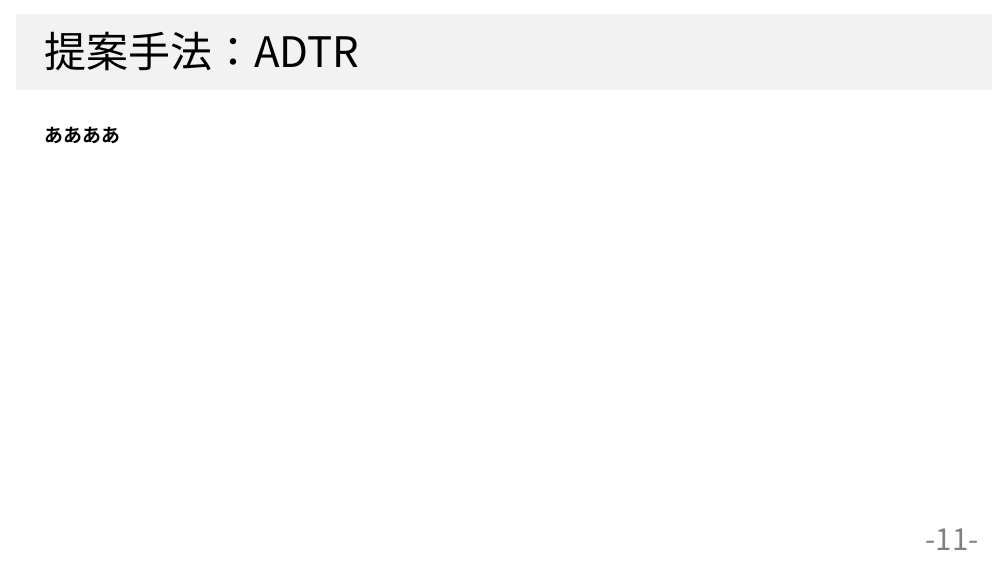
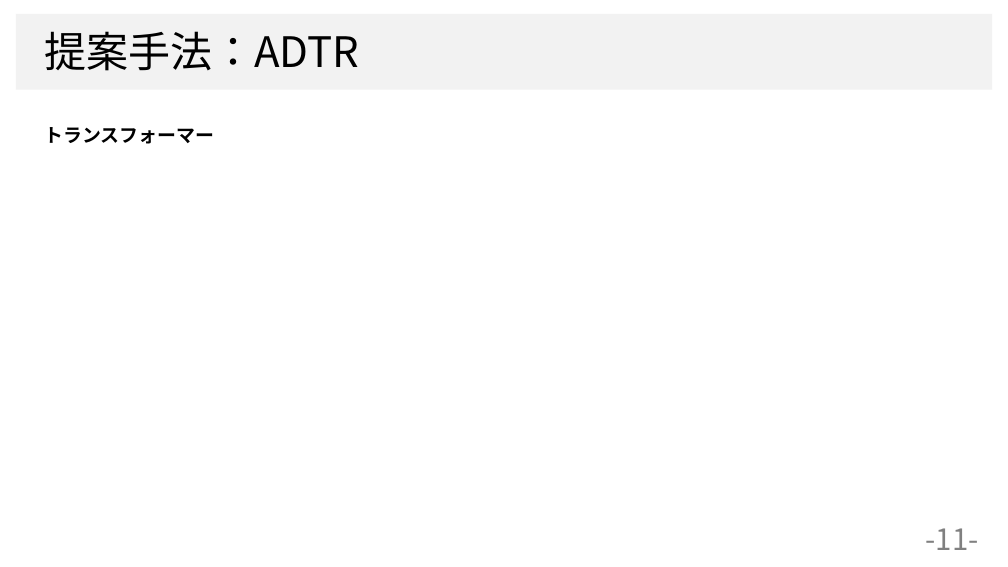
Before and after one commit to dhia-github/haselab-all, a slide deck: slide 11 of 発表資料/B4_上坂大樹_サーベイ大会資料.pptx. Drawn at 1008x567 pixels with LibreOffice and Linux fonts; fonts in the diff are those of the drawing; background and template pictures are left out. Boxes give left, top, right and bottom in pixels: in the first picture for what was removed or moved away, otherwise in the second. Text is boxed around its words. In the diff, an @@ line names an element or a change of style, - is before the commit and + after.

```diff
--- a/発表資料/B4_上坂大樹_サーベイ大会資料.pptx
+++ b/発表資料/B4_上坂大樹_サーベイ大会資料.pptx
@@ text at [45, 127, 215, 144]: text changed @@
-ああああ
+トランスフォーマー
```
Also in this commit, not shown: 2 other slides changed.
